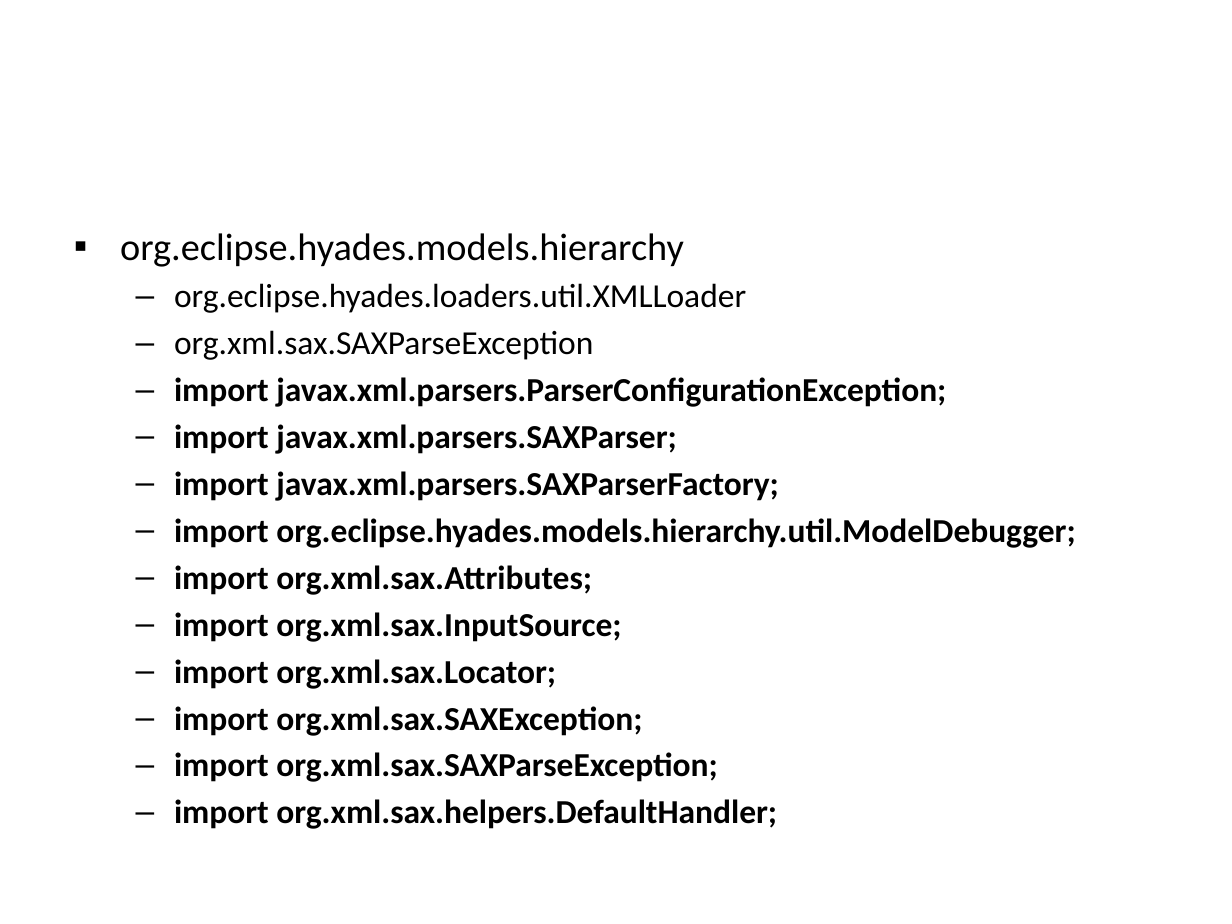
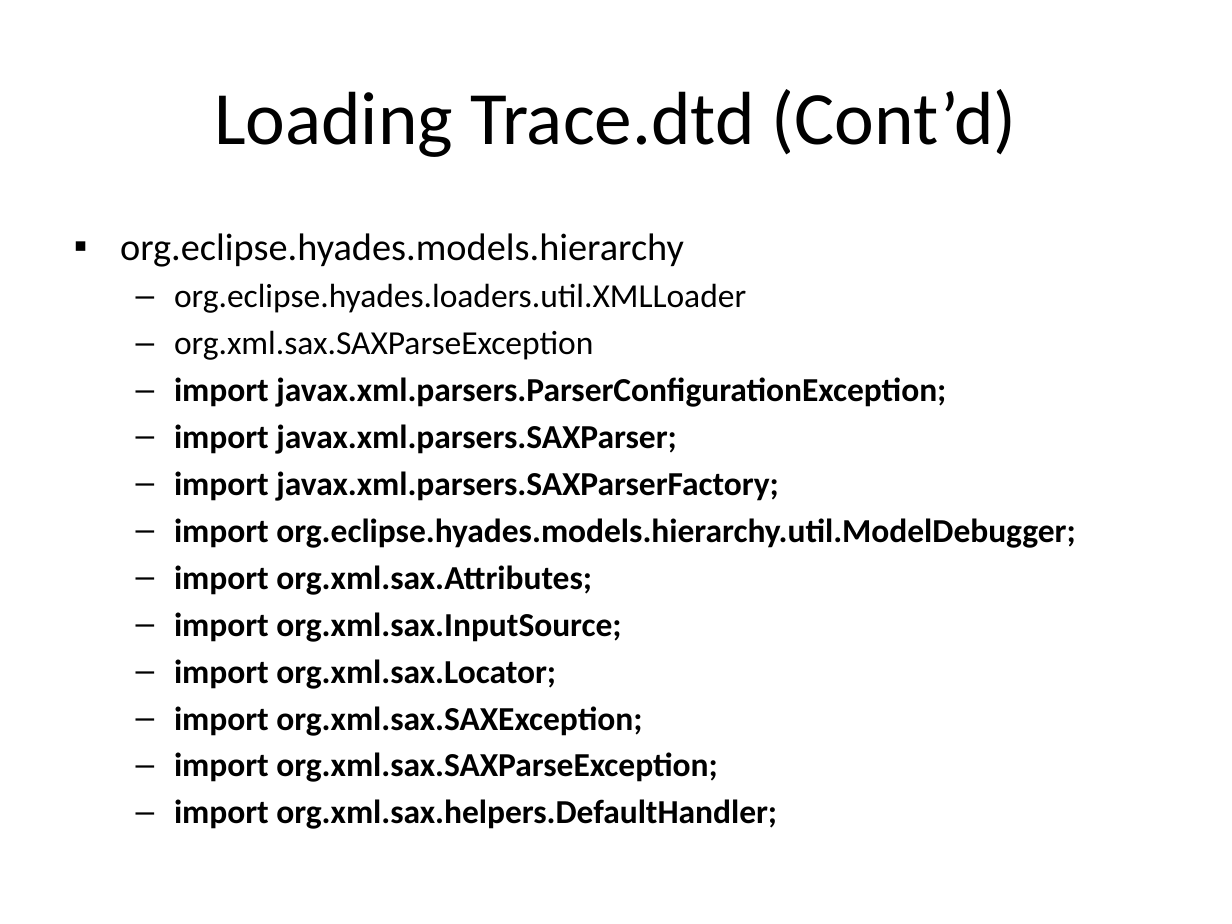
Before and after one commit to wsgan001/asegrp, a slide deck: slide 11 of papers/DRCPA/docs/PerfTest - Implementation.pptx (slide 4 before the commit). Drawn at 1232x924 pixels with LibreOffice and Linux fonts; fonts in the diff are those of the drawing. Boxes give left, top, right and bottom in pixels: in the first picture for what was removed or moved away, otherwise in the second. Text is boxed around its words. In the diff, an @@ line names an element or a change of style, - is before the commit and + after.

```diff
--- a/papers/DRCPA/docs/PerfTest - Implementation.pptx
+++ b/papers/DRCPA/docs/PerfTest - Implementation.pptx
@@ title added at <box>214,89,1017,157</box>, 44 pt, text #000000 @@
+Loading Trace.dtd (Cont’d)
```
Also in this commit, not shown: 4 other slides changed, 14 slides added, 1 slide removed, 3 other files.
